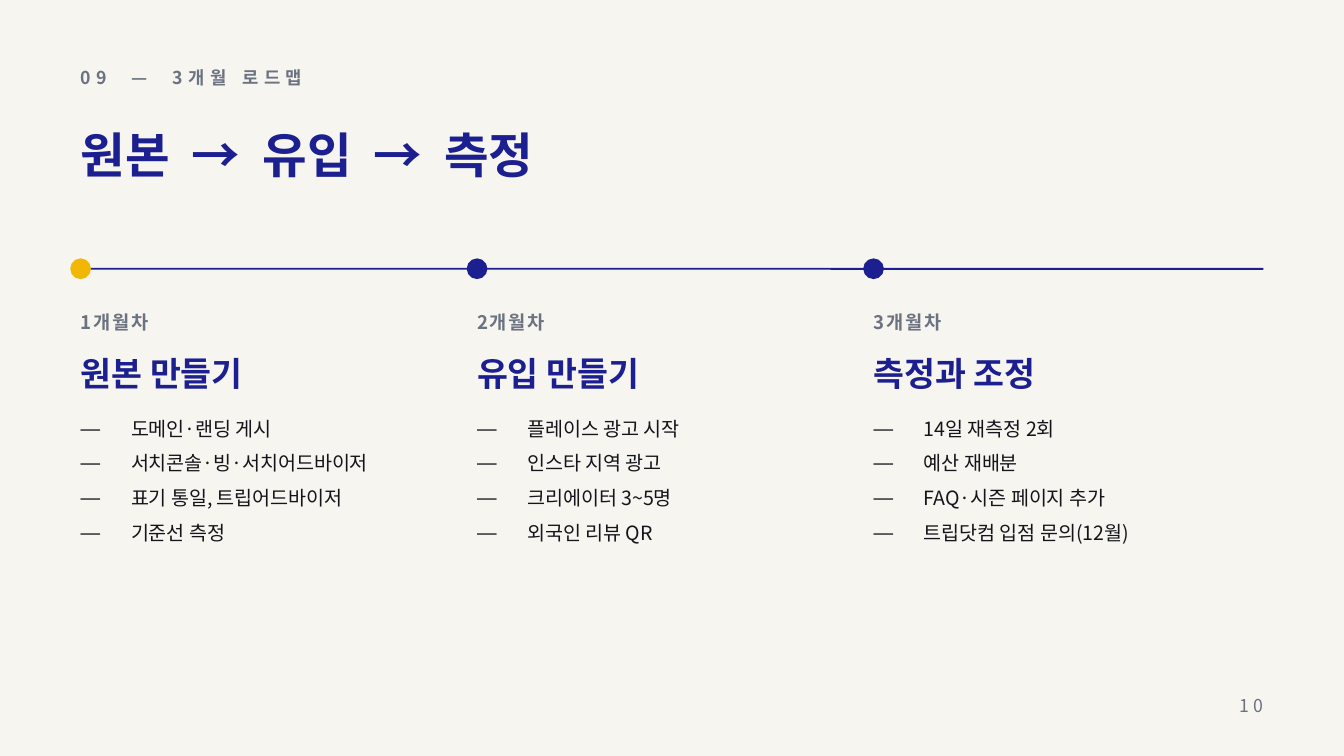
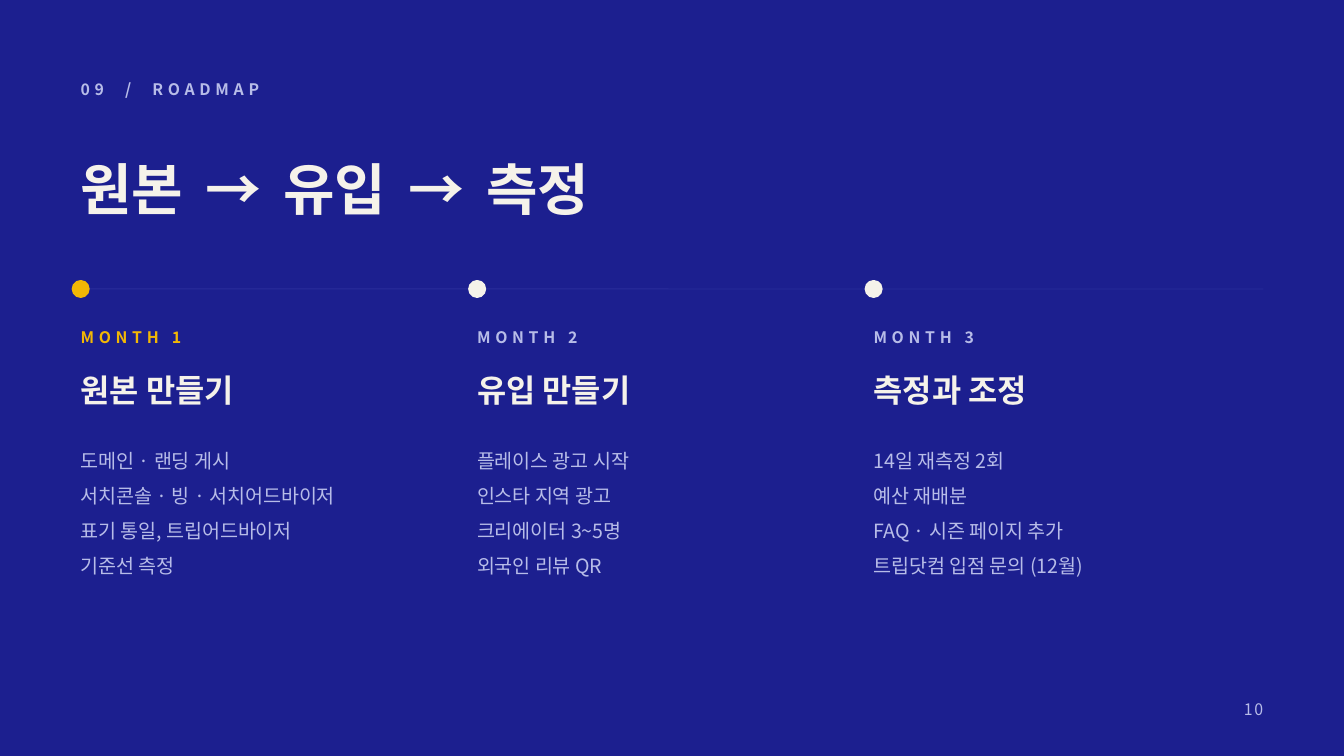
Before and after one commit to severaljama-hue/advertising-agency, a slide deck: slide 10 of docs/sydney-yogurt-lab/proposal.pptx. Drawn at 1344x756 pixels with LibreOffice and Linux fonts; fonts in the diff are those of the drawing. Boxes give left, top, right and bottom in pixels: in the first picture for what was removed or moved away, otherwise in the second. Text is boxed around its words. In the diff, an @@ line names an element or a change of style, - is before the commit and + after.

```diff
--- a/docs/sydney-yogurt-lab/proposal.pptx
+++ b/docs/sydney-yogurt-lab/proposal.pptx
@@ background #F7F5F0 to #1C1F8F @@
@@ text at (x1=81, y1=83, x2=259, y2=95): text changed; size 9.5 to 8.5 pt; text colour #6B7280 to #B7BCE8 @@
-09 — 3개월 로드맵
+09 / ROADMAP
@@ text "원본 → 유입 → 측정" moved from (x1=81, y1=132, x2=533, y2=178) to (x1=81, y1=163, x2=589, y2=215) @@
@@ text "원본 → 유입 → 측정" at (x1=81, y1=163, x2=589, y2=215): size 26 to 30 pt, text colour #1C1F8F to #F5F2EA, letter spacing 0 to -0.5 pt; line spacing 1 to 1.2 @@
@@ line (81, 289) - (1263, 289): stroke #1C1F8F 1 pt to #2A2E9C 0.5 pt @@
@@ 3 ellipses, 1 line moved together from (x1=71, y1=259, x2=1263, y2=278) to (x1=73, y1=281, x2=1263, y2=297) @@
@@ ellipse at (x1=469, y1=281, x2=485, y2=297): fill #1C1F8F to #F5F2EA; outline #1C1F8F 1 pt to #F5F2EA 1 pt @@
@@ ellipse at (x1=866, y1=281, x2=882, y2=297): fill #1C1F8F to #F5F2EA; outline #1C1F8F 1 pt to #F5F2EA 1 pt @@
@@ text at (x1=81, y1=331, x2=181, y2=343): text changed; size 10 to 8.5 pt; text colour #6B7280 to #F2B705 @@
-1개월차
+MONTH 1
@@ text at (x1=477, y1=331, x2=577, y2=343): text changed; size 10 to 8.5 pt; text colour #6B7280 to #B7BCE8 @@
-2개월차
+MONTH 2
@@ text at (x1=874, y1=331, x2=974, y2=343): text changed; size 10 to 8.5 pt; text colour #6B7280 to #B7BCE8 @@
-3개월차
+MONTH 3
@@ text "원본 만들기" moved from (x1=81, y1=358, x2=243, y2=389) to (x1=81, y1=375, x2=234, y2=405) @@
@@ text "유입 만들기" moved from (x1=477, y1=358, x2=640, y2=389) to (x1=477, y1=375, x2=631, y2=405) @@
@@ size 18 to 17 pt, text colour #1C1F8F to #F5F2EA in 3 elements at (x1=81, y1=375, x2=234, y2=405), (x1=477, y1=375, x2=631, y2=405), (x1=874, y1=375, x2=1026, y2=405) @@
@@ text "측정과 조정" moved from (x1=874, y1=358, x2=1036, y2=389) to (x1=874, y1=375, x2=1026, y2=405) @@
@@ text "도메인 · 랜딩 게시" moved from (x1=131, y1=419, x2=368, y2=542) to (x1=81, y1=452, x2=335, y2=575) @@
@@ text "플레이스 광고 시작" moved from (x1=527, y1=419, x2=680, y2=544) to (x1=477, y1=452, x2=629, y2=577) @@
@@ text "플레이스 광고 시작" at (x1=477, y1=452, x2=629, y2=577): text colour #14151A to #B7BCE8; bullet — to none; line spacing 1 to 1.5; less space between paragraphs @@
@@ text "14일 재측정 2회" moved from (x1=924, y1=419, x2=1129, y2=544) to (x1=874, y1=452, x2=1083, y2=577) @@
@@ text at (x1=81, y1=452, x2=335, y2=505): text changed; text colour #14151A to #B7BCE8 @@
-— 도메인·랜딩 게시
-— 서치콘솔·빙·서치어드바이저
+도메인 · 랜딩 게시
+서치콘솔 · 빙 · 서치어드바이저
@@ text at (x1=874, y1=452, x2=1005, y2=505): text colour #14151A to #B7BCE8 in "14일 재측정 2회", "예산 재배분"; bullet — to none; line spacing 1 to 1.5; less space between paragraphs @@
@@ text at (x1=81, y1=522, x2=291, y2=575): text colour #14151A to #B7BCE8 in "표기 통일, 트립어드바이저", "기준선 측정"; bullet — to none; line spacing 1 to 1.5; less space between paragraphs @@
@@ text at (x1=874, y1=522, x2=1083, y2=577): text changed; text colour #14151A to #B7BCE8 @@
-— FAQ·시즌 페이지 추가
-— 트립닷컴 입점 문의(12월)
+FAQ · 시즌 페이지 추가
+트립닷컴 입점 문의 (12월)
@@ text "10" at (x1=1244, y1=703, x2=1263, y2=715): size 9.5 to 8.5 pt, text colour #6B7280 to #B7BCE8, letter spacing 2 to 1 pt @@
```
Also in this commit, not shown: 11 other slides changed, 1 other file.
